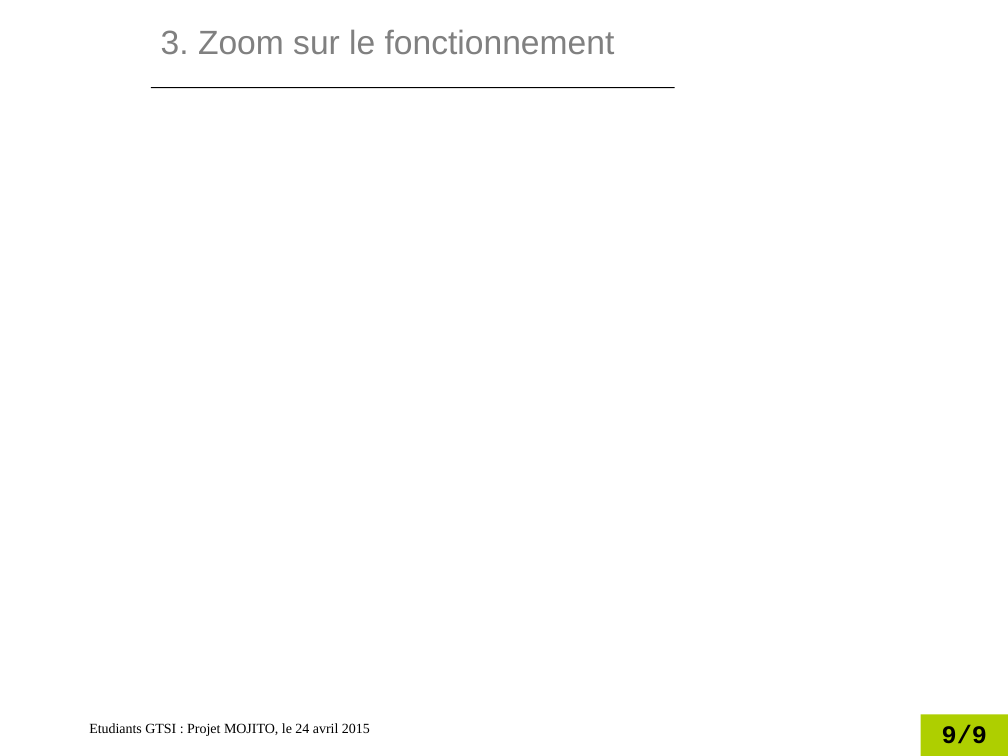
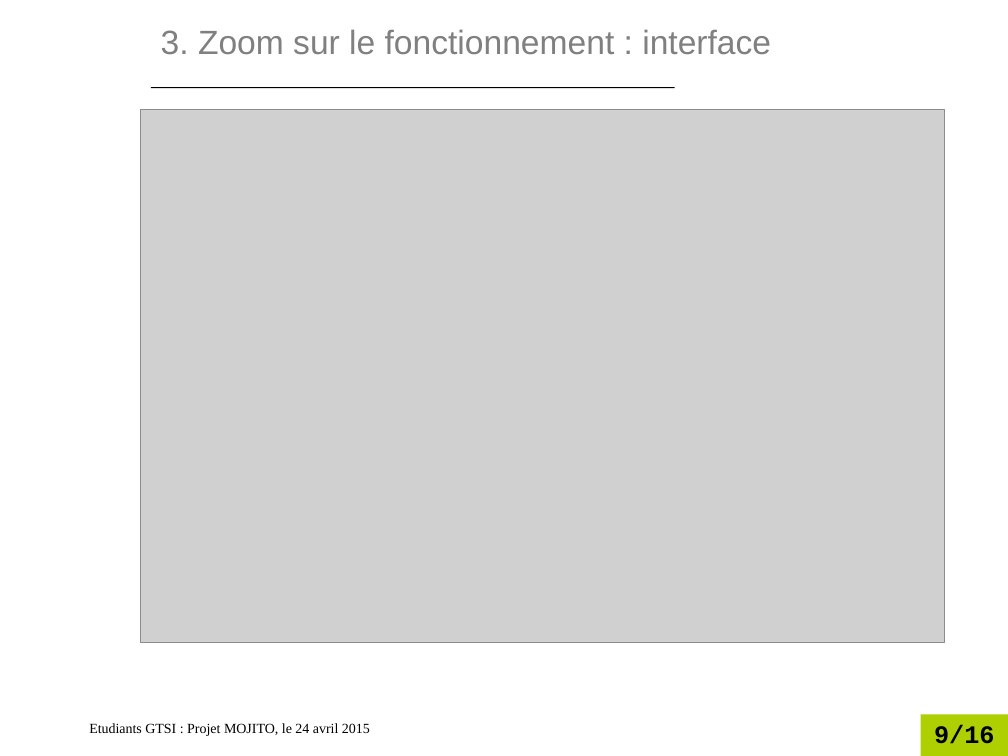
Before and after one commit to Nomelihp/Opium, a slide deck: slide 9 of doc/diaporama/Presentation_2404.odp. Drawn at 1008x756 pixels with LibreOffice and Linux fonts; fonts in the diff are those of the drawing; grey boxes stand for pictures; background and template pictures are left out. Boxes give left, top, right and bottom in pixels: in the first picture for what was removed or moved away, otherwise in the second. Text is boxed around its words. In the diff, an @@ line names an element or a change of style, - is before the commit and + after.

```diff
--- a/doc/diaporama/Presentation_2404.odp
+++ b/doc/diaporama/Presentation_2404.odp
@@ title at bbox=[161, 29, 771, 55]: text changed @@
-3. Zoom sur le fonctionnement
+3. Zoom sur le fonctionnement : interface
@@ picture added at bbox=[140, 109, 944, 643] @@
@@ page number at bbox=[934, 724, 994, 744]: text changed @@
-9/9
+9/16
```
Also in this commit, not shown: 7 slides added, 3 other files.
